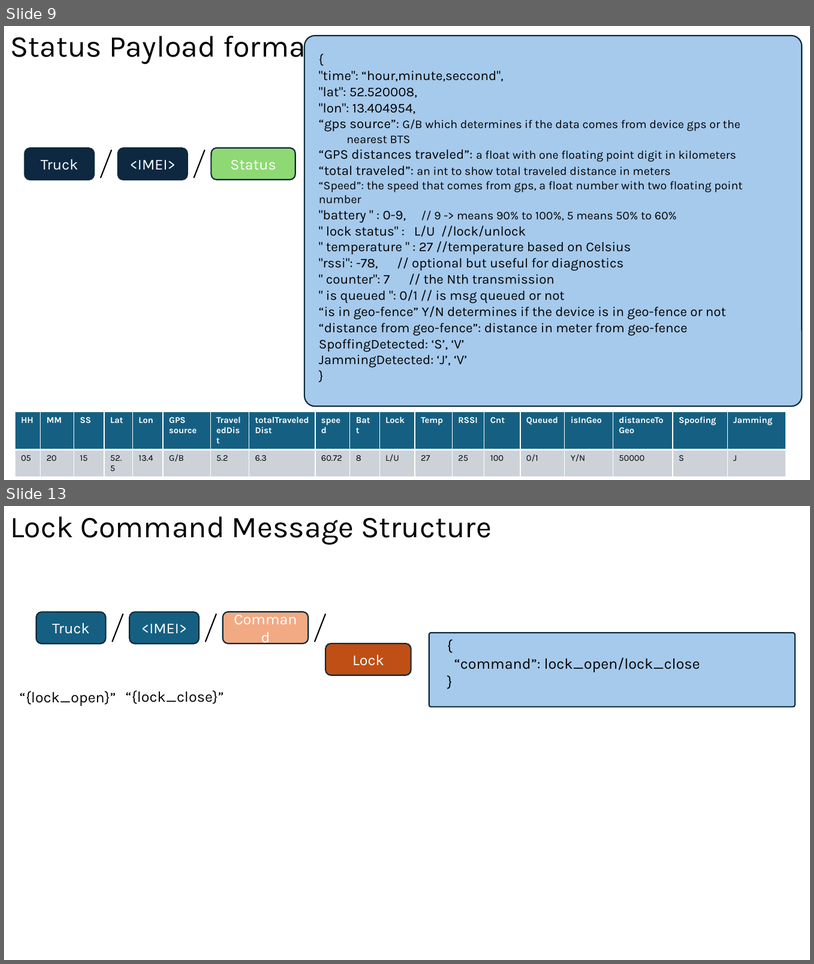
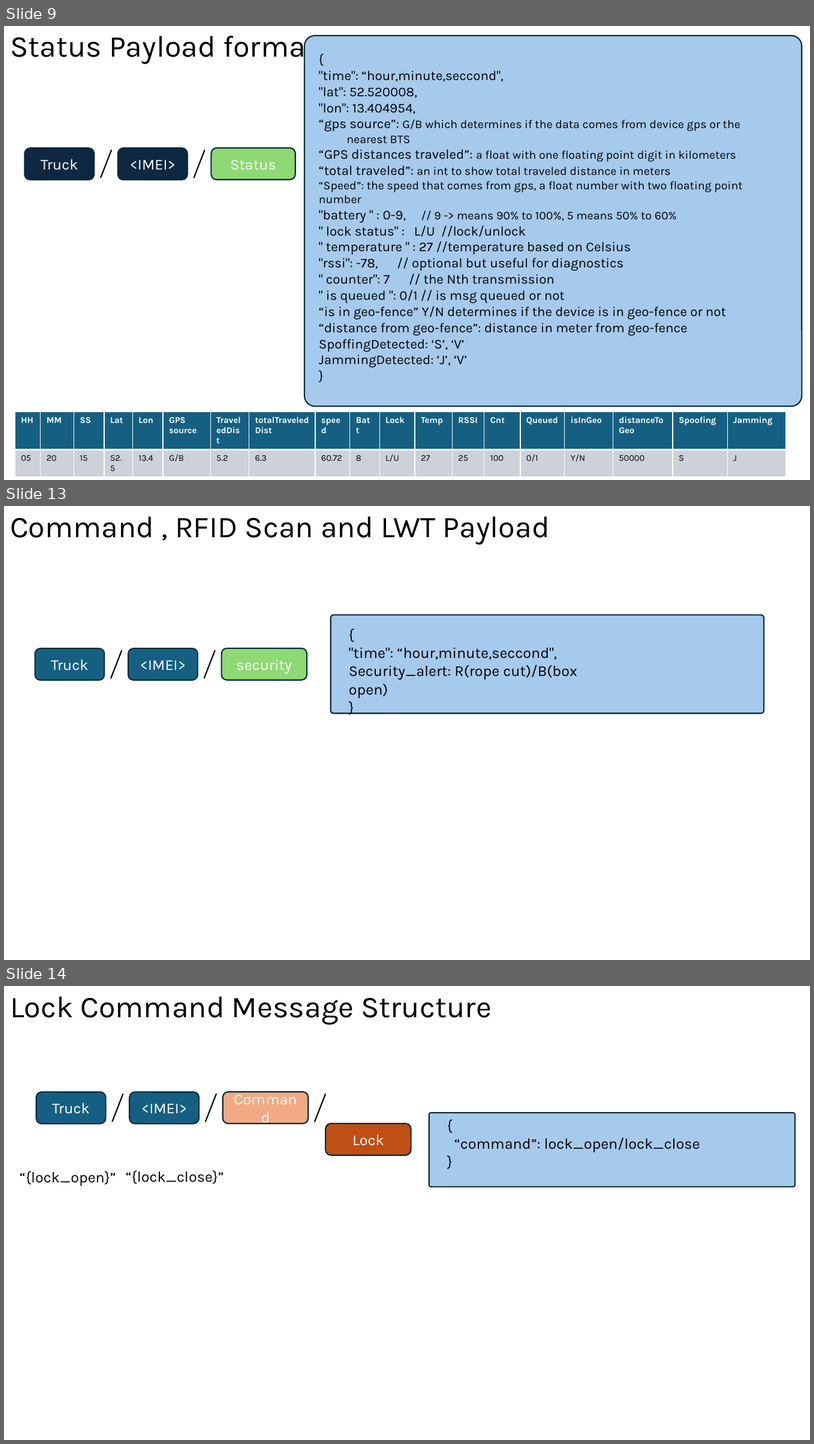
Before and after one commit to hamidrezaHemati/MQTT-AutoLock, a slide deck: Structure/Communication Workflow — MQTT Design & Architecture.pptx. Shown one above the other, each under a label of ours: slides 9 and 13 before the commit, slides 9, 13 and 14 after it; the slides between them are not shown. The pictures are 814x964 and 814x1444 pixels, drawn with LibreOffice and Linux fonts; fonts in the diff are those of the drawing. Boxes give left, top, right and bottom in pixels: in the first picture for what was removed or moved away, otherwise in the second. Text is boxed around its words. In the diff, an @@ line names an element or a change of style, - is before the commit and + after.

```diff
--- a/Structure/Communication Workflow — MQTT Design & Architecture.pptx
+++ b/Structure/Communication Workflow — MQTT Design & Architecture.pptx
@@ slide 13 added at (x1=4, y1=506, x2=810, y2=960), background #FFFFFF @@
@@ text added at (x1=10, y1=516, x2=550, y2=544), 36 pt, text #000000 @@
+Command , RFID Scan and LWT Payload
@@ rounded rectangle added at (x1=330, y1=615, x2=764, y2=714), fill #A6CAEC, outline #092A39 1.5 pt @@
@@ rounded rectangle added at (x1=35, y1=648, x2=104, y2=679), fill #156082, outline #092A39 1.5 pt, 18 pt, text #FFFFFF @@
+Truck
@@ rounded rectangle added at (x1=128, y1=648, x2=198, y2=679), fill #156082, outline #092A39 1.5 pt, 18 pt, text #FFFFFF @@
+<IMEI>
@@ rounded rectangle added at (x1=222, y1=648, x2=307, y2=679), fill #8ED973, outline #092A39 1.5 pt, 18 pt, text #FFFFFF @@
+security
@@ text added at (x1=349, y1=647, x2=578, y2=698), 18 pt, text #000000 @@
+{
+"time": “hour,minute,seccond",
+Security_alert: R(rope cut)/B(box open)
+}
@@ line added from (122, 650) to (111, 678), #000000 1.5 pt @@
@@ line added from (215, 650) to (204, 678), #000000 1.5 pt @@
@@ what was slide 13 is now slide 14 @@
```
Also in this commit, not shown: 3 slides changed.
